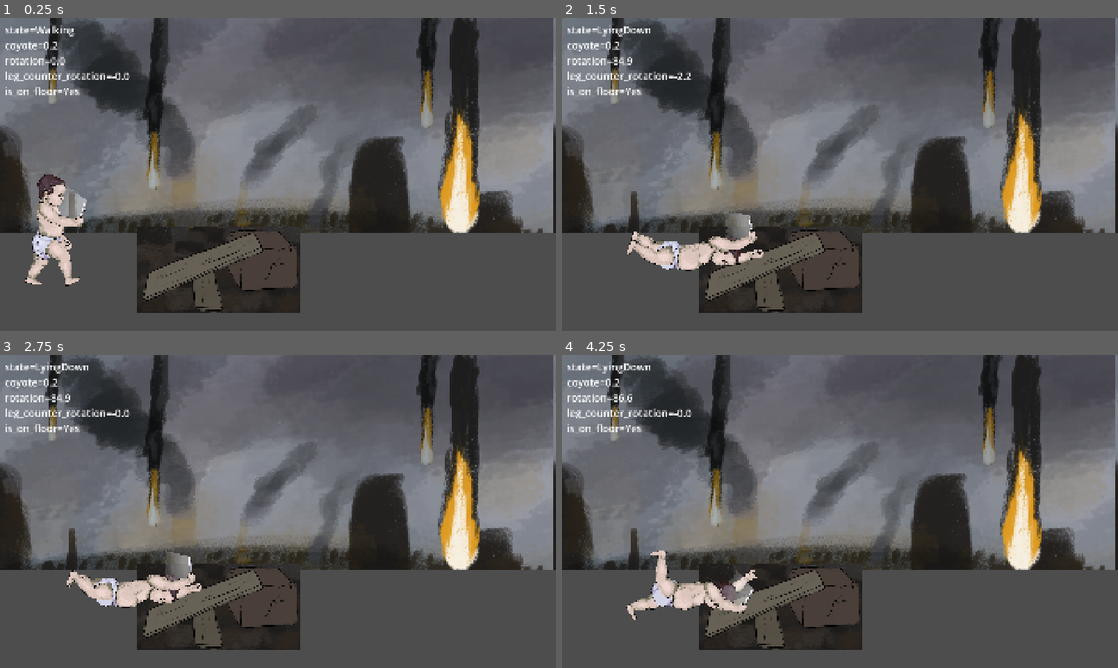
Above: before the commit, frames 1-4 (two rows, left to right).
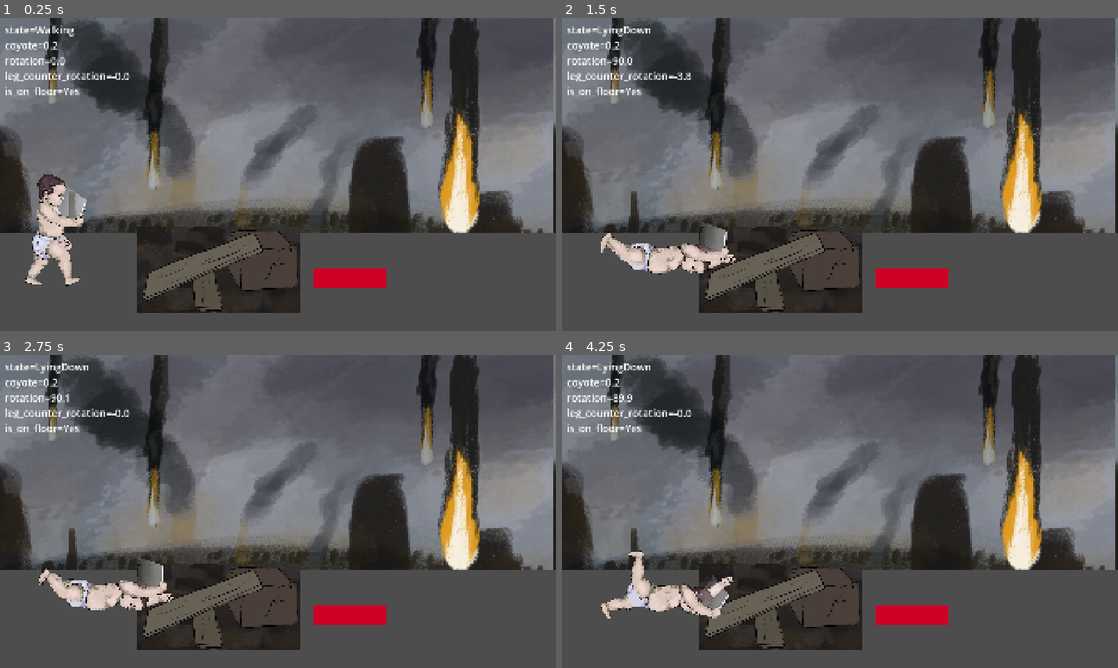
Above: after the commit, the same moments.

Repository: Ezcapist/Doomsday-Scrolling
Game: Godot game, scene res://scenes/wereld.tscn
The game is run twice, just before and just after one commit, with the same random seed, the same clock (stepped at 60 frames per second) and the same inputs.
Inputs:
- Up to frame 1 (0.25 s): no input
- Up to frame 2 (1.5 s): hold D (move_right) from 0.53 s (still down)
- Up to frame 3 (2.75 s): release D (move_right) at 2.03 s; hold A (move_left) from 2.03 s (still down)
- Up to frame 4 (4.25 s): release A (move_left) at 2.78 s; hold D (move_right) from 2.78 s (still down)

The runs differ from the first frame. In frame 1, 0.8% of the frame differs, in the area x 56-70%, y 80-87%; in frame 2, 3.3%; in frame 3, 3.2%; in frame 4, 3.4%, in the area x 7-70%, y 12-87%.

Commit message:
Fix flying behavior and tilt to become torque based. Add trampoline

Diff:
--- a/doomsday-scrolling/scenes/Player.tscn
+++ b/doomsday-scrolling/scenes/Player.tscn
@@ -354,12 +354,6 @@
 shape = SubResource("CapsuleShape2D_4dohe")
 debug_color = Color(0, 0.6, 0.701961, 0)
 
-[node name="TiltForcePoint" type="Marker2D" parent="."]
-position = Vector2(0, -184)
-
-[node name="FloorCollisionMaxHeight" type="Marker2D" parent="."]
-position = Vector2(83, 132)
-
 [node name="PlayerAnimation" type="Node2D" parent="."]
 position = Vector2(-10, 33)
 scale = Vector2(0.85593, 0.85593)
--- /dev/null
+++ b/doomsday-scrolling/scenes/trampoline.tscn
@@ -0,0 +1,28 @@
+[gd_scene load_steps=5 format=3 uid="uid://c5cccin45hn8p"]
+
+[ext_resource type="Script" uid="uid://cl3p44taifi6w" path="res://scripts/trampoline.gd" id="1_2yctu"]
+
+[sub_resource type="Gradient" id="Gradient_4xptw"]
+offsets = PackedFloat32Array(0.613861)
+colors = PackedColorArray(0.810794, 0, 0.147485, 1)
+
+[sub_resource type="GradientTexture2D" id="GradientTexture2D_2yctu"]
+gradient = SubResource("Gradient_4xptw")
+
+[sub_resource type="RectangleShape2D" id="RectangleShape2D_4xptw"]
+size = Vector2(256, 64)
+
+[node name="Trampoline" type="Area2D"]
+collision_layer = 0
+script = ExtResource("1_2yctu")
+
+[node name="Sprite2D" type="Sprite2D" parent="."]
+position = Vector2(-3.8147e-06, 32)
+scale = Vector2(4, 1)
+texture = SubResource("GradientTexture2D_2yctu")
+
+[node name="CollisionShape2D" type="CollisionShape2D" parent="."]
+position = Vector2(0, 32)
+shape = SubResource("RectangleShape2D_4xptw")
+
+[connection signal="body_entered" from="." to="." method="_on_area_body_entered"]
--- a/doomsday-scrolling/scenes/wereld.tscn
+++ b/doomsday-scrolling/scenes/wereld.tscn
@@ -1,10 +1,11 @@
-[gd_scene load_steps=8 format=3 uid="uid://dnknx2qvjq3ud"]
+[gd_scene load_steps=9 format=3 uid="uid://dnknx2qvjq3ud"]
 
 [ext_resource type="Script" uid="uid://cbgqnrpsuhfmb" path="res://scripts/level_1.gd" id="1_pvdot"]
 [ext_resource type="Texture2D" uid="uid://do4jjhx1d3rsu" path="res://assets/Test Art/background.png" id="2_em8yu"]
 [ext_resource type="Script" uid="uid://sm3ts2ru46qe" path="res://scripts/interface.gd" id="2_jj4wm"]
 [ext_resource type="PackedScene" uid="uid://b0he1fbvpb4md" path="res://scenes/player.tscn" id="3_jj4wm"]
 [ext_resource type="PackedScene" uid="uid://b5e5us43cbrjf" path="res://scenes/ramp.tscn" id="4_10pvp"]
+[ext_resource type="PackedScene" uid="uid://c5cccin45hn8p" path="res://scenes/trampoline.tscn" id="6_jj4wm"]
 
 [sub_resource type="WorldBoundaryShape2D" id="WorldBoundaryShape2D_3g4x6"]
 
@@ -66,3 +67,6 @@
 [node name="Ramp" parent="Obstacles" instance=ExtResource("4_10pvp")]
 collision_layer = 4
 collision_mask = 15
+
+[node name="Trampoline" parent="." instance=ExtResource("6_jj4wm")]
+position = Vector2(1208, 864)
--- a/doomsday-scrolling/scripts/player.gd
+++ b/doomsday-scrolling/scripts/player.gd
@@ -9,8 +9,6 @@
 @export var upright_kick_strength: float = 1000.0
 @export var speed_curve: Curve
 
-@onready var tilt_force_point: Node2D = $TiltForcePoint
-@onready var floor_max_height: Node2D = $FloorCollisionMaxHeight
 @onready var lower_body: Node2D = %Onderlichaam
 @onready var anim: AnimationPlayer = %Anim
 
@@ -33,6 +31,8 @@
 	pass
 
 func _integrate_forces(directstate: PhysicsDirectBodyState2D):
+	is_on_floor = false
+
 	for i in range(directstate.get_contact_count()):
 		var body := directstate.get_contact_collider_object(i)
 		var normal := directstate.get_contact_local_normal(i)
@@ -101,7 +101,7 @@
 func process_tilt(delta: float):
 	axis = Input.get_axis("move_left", "move_right")
 	var tilt_force = axis * mass * tilt_strength
-	apply_force(tilt_force * global_transform.x, tilt_force_point.position)
+	apply_torque(tilt_force * 200.0)
 
 func process_friction(delta: float):
 	# Apply friction (damping).
--- /dev/null
+++ b/doomsday-scrolling/scripts/trampoline.gd
@@ -0,0 +1,9 @@
+extends Area2D
+
+@export var extra_velocity = 500.0
+@export var bounciness = 1.0
+
+func _on_area_body_entered(body: Node2D):
+	if body is RigidBody2D:
+		body.linear_velocity.y = -body.linear_velocity.y * bounciness - extra_velocity
+	pass
Not shown, added: doomsday-scrolling/scripts/trampoline.gd.uid
